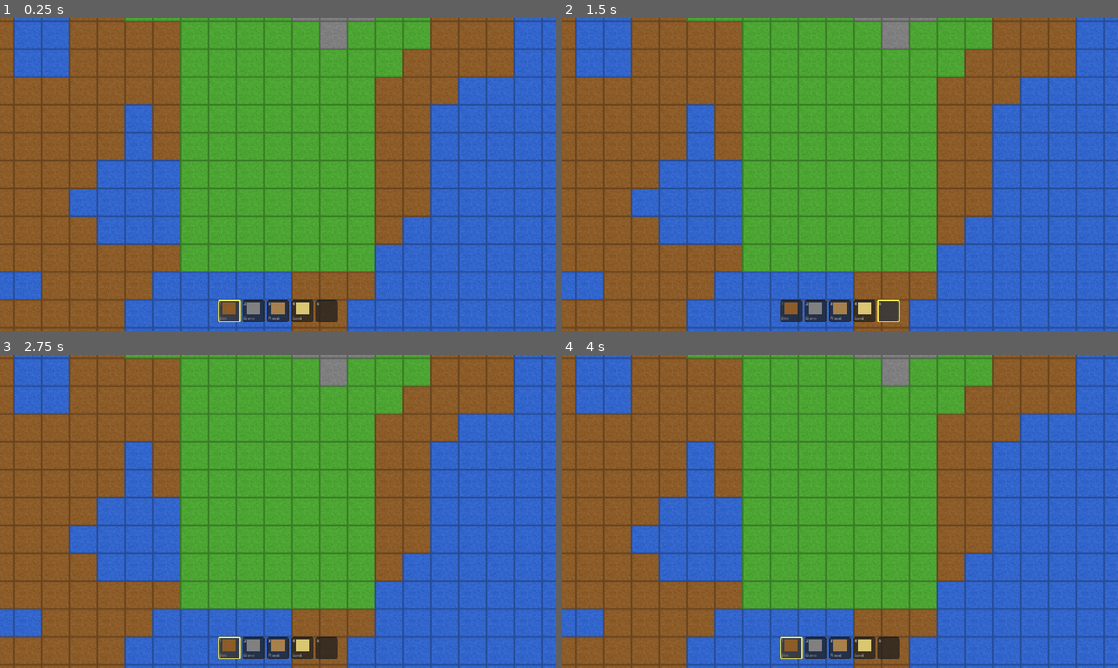
Above: before the commit, frames 1-4 (two rows, left to right).
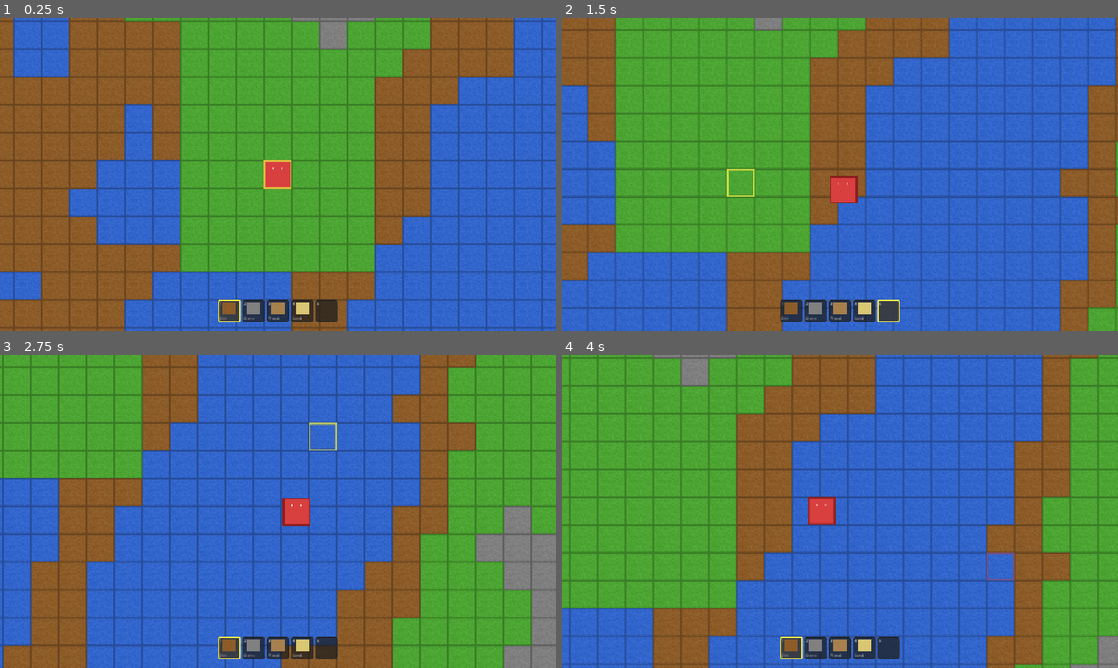
Above: after the commit, the same moments.

Repository: Tyler-Irving/godot-2d-testing
Game: Godot game, scene res://scenes/main.tscn
The game is run twice, just before and just after one commit, with the same random seed, the same clock (stepped at 60 frames per second) and the same inputs.
Inputs (mouse positions are in pixels of both pictures, inside the frame that each line leads up to):
- Up to frame 1 (0.25 s): no input
- Up to frame 2 (1.5 s): tap Enter at 0.5 s; move the mouse to (962, 158) at 0.52 s; hold D (move_right) 0.53-1.28 s; tap 1 at 0.6 s; click (962, 158) at 0.67 s; move the mouse to (728, 190) at 1.27 s; hold S (move_down) from 1.28 s (still down); tap 5 at 1.35 s; click (728, 190) at 1.42 s
- Up to frame 3 (2.75 s): move the mouse to (333, 442) at 2.02 s; release S (move_down) at 2.03 s; hold D (move_right) from 2.03 s (still down); tap 1 at 2.1 s; click (333, 442) at 2.17 s
- Up to frame 4 (4 s): move the mouse to (812, 574) at 2.77 s; release D (move_right) at 2.78 s; hold W (move_up) 2.78-3.53 s; tap 5 at 2.85 s; click (812, 574) at 2.92 s; move the mouse to (1006, 558) at 3.52 s; hold A (move_left) from 3.53 s (still down); tap 1 at 3.6 s; click (1006, 558) at 3.67 s

The runs differ from the first frame. In frame 1, 0.5% of the frame differs, in the area x 47-53%, y 45-55%; in frame 2, 72%; in frame 3, 83%; in frame 4, 86%, in the area x 0-100%, y 0-100%.
Error before the commit: Parse Error: Cannot infer the type of "player_grid" variable because the value doesn't have a set type. (res://scripts/player/player.gd:116)

Commit message:
Fix type inference errors in player.gd
Use = instead of := for variables assigned from world methods,
since world is typed as Node2D and GDScript can't infer return types.

Co-Authored-By: Claude Opus 4.6 <noreply@anthropic.com>

Diff:
--- a/scripts/player/player.gd
+++ b/scripts/player/player.gd
@@ -113,11 +113,11 @@
 		return
 
 	# Don't place a block on the tile the player is standing on
-	var player_grid := world.world_to_grid(global_position)
+	var player_grid = world.world_to_grid(global_position)
 	if grid_pos == player_grid:
 		return
 
-	var tile_type := world.get_tile_type(grid_pos)
+	var tile_type = world.get_tile_type(grid_pos)
 	# Can only place on grass tiles (empty ground)
 	if tile_type != 0:
 		return
@@ -141,7 +141,7 @@
 	var in_range := _is_in_range(grid_pos)
 
 	if Input.is_mouse_button_pressed(MOUSE_BUTTON_RIGHT) and in_range:
-		var tile_type := world.get_tile_type(grid_pos)
+		var tile_type = world.get_tile_type(grid_pos)
 		if _is_mineable(tile_type):
 			# If we started mining a new tile, reset progress
 			if grid_pos != mining_target:
